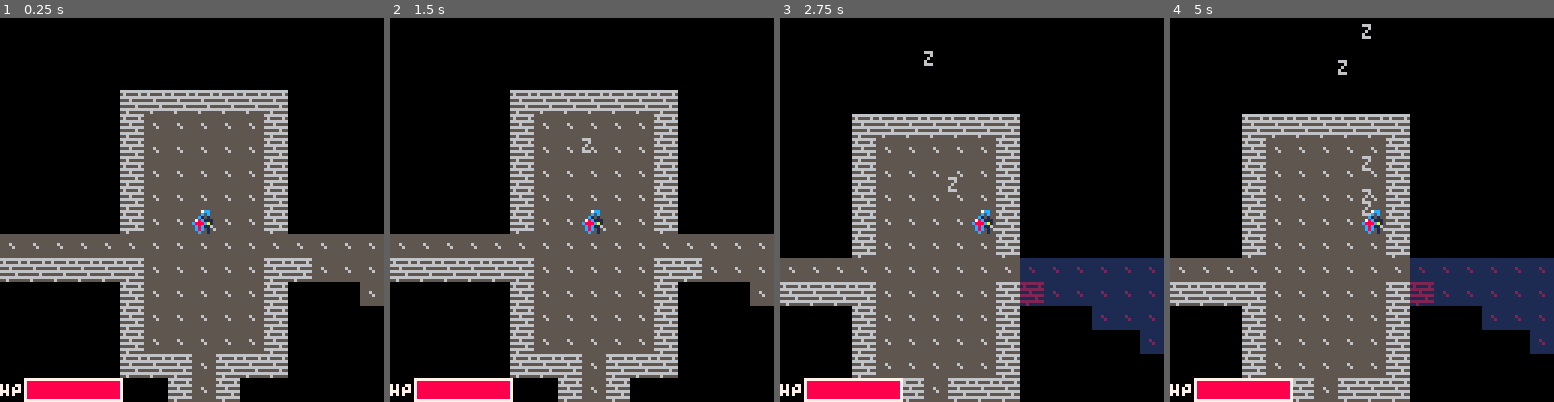
Above: before the commit, frames 1-4 (left to right).
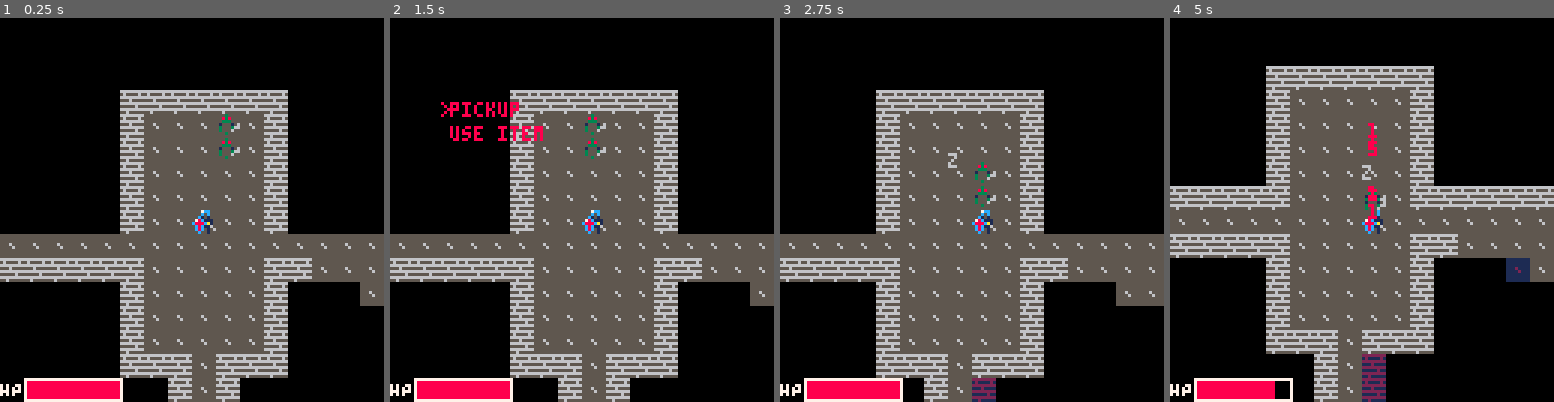
Above: after the commit, the same moments.

Repository: m-r-hunt/Pico-8-Carts
Game: PICO-8 cartridge rlt2021/cart.p8
The game is run twice, just before and just after one commit, with the same random seed, the same clock (stepped at 60 frames per second) and the same inputs.
Inputs:
- Up to frame 1 (0.25 s): no input
- Up to frame 2 (1.5 s): tap X (X key) at 0.33, 1.07 s; tap O (Z key) at 0.7 s
- Up to frame 3 (2.75 s): hold Right 1.6-2.1 s; tap O (Z key) at 1.7, 2.1, 2.5 s; tap X (X key) at 1.85 s; hold Up 2.15-2.42 s; hold Right from 2.47 s (still down)
- Up to frame 4 (5 s): tap O (Z key) every 0.4 s from 2.9 to 4.9 s; tap X (X key) at 2.97, 4.08 s; release Right at 3.03 s; hold Left 3.08-3.58 s; hold Down 3.63-3.97 s; hold Right 4.02-4.68 s; hold Up from 4.73 s (still down)

The runs differ from the first frame. In frame 1, 0.2% of the frame differs, in the area x 57-63%, y 25-37%; in frame 2, 1.1%; in frame 3, 29%; in frame 4, 38%, in the area x 0-100%, y 1-100%.

Commit message:
Implement items

Diff:
--- a/rlt2021/flow.trm.lua
+++ b/rlt2021/flow.trm.lua
@@ -6,42 +6,6 @@
 
 
 local draw=nil
-
-local function handleKeys()
-	if btnp(0) then
-		return {move=V2(-1,0)}
-	end
-	if btnp(1) then
-		return {move=V2(1,0)}
-	end
-	if btnp(2) then
-		return {move=V2(0,-1)}
-	end
-	if btnp(3) then
-		return {move=V2(0,1)}
-	end
-	if btnp(4) then
-		return {wait=true}
-	end
-
-	return {}
-end
-
-local function blocks_fov(pos)
-	return fget(mget(pos:unpack()),1)
-end
-
-local function drawGameOver()
-	cls()
-	print("game over",40,64,7)
-end
-
-local function gameOver()
-	draw=drawGameOver
-	while true do
-		yield()
-	end
-end
 
 local function drawMain()
 	cls()
@@ -67,41 +31,141 @@
 	rectfill(9,121,player.fighter.hp+9,126,8)
 end
 
+local options={"pickup","use item"}
+local selected=1
+
+local function drawActionMenu()
+	drawMain()
+	for i=1,#options do
+		print(options[i],20,20+i*8,8)
+		if i==selected then
+			print(">",17,20+i*8,8)
+		end
+	end
+end
+
+local function actionMenu()
+	draw=drawActionMenu
+	selected=1
+	while true do
+		yield()
+		if btnp(2) then
+			selected-=1
+			if selected<=0 then
+				selected=#options
+			end
+		end
+		if btnp(3) then
+			selected+=1
+			if selected>#options then
+				selected=1
+			end
+		end
+		if btnp(4) then
+			draw=drawMain
+			if options[selected]=="pickup" then
+				return {pickup=true}
+			elseif options[selected]=="use item" then
+				return {use_item=true}
+			end
+		end
+		if btnp(5) then
+			draw=drawMain
+			return nil
+		end
+	end
+end
+
+local function handleKeys()
+	if btnp(0) then
+		return {move=V2(-1,0)}
+	end
+	if btnp(1) then
+		return {move=V2(1,0)}
+	end
+	if btnp(2) then
+		return {move=V2(0,-1)}
+	end
+	if btnp(3) then
+		return {move=V2(0,1)}
+	end
+	if btnp(4) then
+		return {wait=true}
+	end
+	if btnp(5) then
+		return actionMenu()
+	end
+
+	return {}
+end
+
+local function blocks_fov(pos)
+	return fget(mget(pos:unpack()),1)
+end
+
+local function drawGameOver()
+	cls()
+	print("game over",40,64,7)
+end
+
+local function gameOver()
+	draw=drawGameOver
+	while true do
+		yield()
+	end
+end
+
 local function main()
 	draw=drawMain
 	while true do
 		yield()
 		local action=handleKeys()
-		local turn_taken=false
-		if action.move then
-			turn_taken=true
-			local dx=player.pos+action.move
-			if not game_map:isBlocked(dx) then
-				local target=getBlockingEntitiesAt(dx)
+		if action then
+			local turn_taken=false
+			if action.move then
+				turn_taken=true
+				local dx=player.pos+action.move
+				if not game_map:isBlocked(dx) then
+					local target=getBlockingEntitiesAt(dx)
 
-				if target then
-					player.fighter:attack(target)
-				else
-					message=""
-					player:move(dx)
-					fov_map=calculateFOV(blocks_fov,player.pos,10)
-					memory:unionWith(fov_map)
+					if target then
+						player.fighter:attack(target)
+					else
+						message=""
+						player:move(dx)
+						fov_map=calculateFOV(blocks_fov,player.pos,10)
+						memory:unionWith(fov_map)
+					end
+				end
+			elseif action.wait then
+				turn_taken=true
+				addNumber("z",6,player.pos*8,V2(0,-0.5),180)
+			elseif action.pickup then
+				for e in all(entities) do
+					if e.item and e.x==player.x and e.y==player.y then
+						turn_taken=true
+						player.inventory:addItem(e)
+						break
+					end
+				end
+			elseif action.use_item then
+
+				if player.inventory:hasItem() then
+					turn_taken=true
+					player.inventory:useItem()
 				end
 			end
-		elseif action.wait then
-			turn_taken=true
-			addNumber("z",6,player.pos*8,V2(0,-0.5),180)
-		end
 
-		if turn_taken then
-			foreach(entities,function(e)
-				if e.ai then
-					e.ai:takeTurn()
+			if turn_taken then
+				foreach(entities,function(e)
+					if e.ai then
+						e.ai:takeTurn()
+					end
+				end)
+
+				if player.fighter.hp<=0 then
+					return gameOver()
 				end
-			end)
-
-			if player.fighter.hp<=0 then
-				return gameOver()
 			end
 		end
 	end
@@ -111,7 +175,7 @@
 local function _init()
 	main_thread=cocreate(main)
 
-	player=Entity(V2(8,8),1,"player",true,Fighter(30,2,5))
+	player=Entity(V2(8,8),1,"player",true,Fighter(30,2,5),nil,nil,Inventory(26))
 	entities={player}
 	player.pos=makeMap(entities)
 	fov_map=calculateFOV(blocks_fov,player.pos,10)
--- a/rlt2021/gameplay.trm.lua
+++ b/rlt2021/gameplay.trm.lua
@@ -32,6 +32,10 @@
 			self.owner.ai=nil
 			self.owner.z=1
 		end
+	end,
+
+	heal=function(self,amount)
+		self.hp=min(self.hp+amount,self.max_hp)
 	end,
 
 	attack=function(self,target)
@@ -74,18 +78,53 @@
 	end
 }
 
+Inventory=Class{
+	construct=function(self,capacity)
+		self.capacity=capacity
+		self.items={}
+	end,
+
+	addItem=function(self,item)
+		if #self.items>=self.capacity then
+			message="Inventory is full"
+		else
+			add(self.items,item)
+			del(entities,item)
+		end
+	end,
+
+	hasItem=function(self)
+		return #self.items>=1
+	end,
+
+	useItem=function(self)
+		local consumed=self.items[1].item:use_function()
+		if consumed then
+			deli(self.items,1)
+		end
+	end
+}
+
+Item=Class{
+	construct=function(self,use_function)
+		self.use_function=use_function
+	end
+}
+
 local function blocks(pos)
 	return GameMap:isBlocked(pos)
 end
 
 Entity=Class{
-	construct=function(self,pos,sprite,name,blocks,fighter,ai)
+	construct=function(self,pos,sprite,name,blocks,fighter,ai,item,inventory)
 		self.pos=pos
 		self.sprite=sprite
 		self.name=name
 		self.blocks=blocks
 		self.fighter=fighter
 		self.ai=ai
+		self.item=item
+		self.inventory=inventory
 		self.z=3
 
 		if self.fighter then
--- a/rlt2021/map.trm.lua
+++ b/rlt2021/map.trm.lua
@@ -1,3 +1,4 @@
+
 
 
 
@@ -80,10 +81,21 @@
 	return false
 end
 
-local function placeEntities(room,entities,max_monsters_per_room)
-	local n=flr(rnd(max_monsters_per_room))
+local function heal()
+	if player.fighter.hp==player.fighter.max_hp then
+		message="Already at max hp"
+		return false
+	else
+		player.fighter:heal(10)
+		return true
+	end
+end
 
-	for i=1,n do
+local function placeEntities(room,entities,max_monsters_per_room,max_items_per_room)
+	local n_monsters=flr(rnd(max_monsters_per_room))
+	local n_items=flr(rnd(max_items_per_room))
+
+	for i=1,n_monsters do
 		local x=room.x1+1+flr(rnd(room.x2-room.x1-2))
 		local y=room.y1+1+flr(rnd(room.y2-room.y1-2))
 
@@ -97,6 +109,17 @@
 			add(entities,monster)
 		end
 	end
+
+	for i=1,n_items do
+		local x=room.x1+1+flr(rnd(room.x2-room.x1-2))
+		local y=room.y1+1+flr(rnd(room.y2-room.y1-2))
+
+		if not anyEntitiesAt(entities,V2(x,y)) then
+			local item=Entity(V2(x,y),48,"health potion",false,nil,nil,Item(heal))
+			item.z=2
+			add(entities,item)
+		end
+	end
 end
 
 local room_max_size=10
@@ -106,6 +129,7 @@
 local map_height=64
 local wall_sprite=64
 local max_monsters_per_room=3
+local max_items_per_room=2
 local save_map=false
 
 function makeMap(entities)
@@ -146,7 +170,7 @@
 					createHTunnel(px,nx,ny)
 				end
 			end
-			placeEntities(new_room,entities,max_monsters_per_room)
+			placeEntities(new_room,entities,max_monsters_per_room,max_items_per_room)
 			add(rooms,new_room)
 		end
 	end
Not shown, changed: rlt2021/flow.trm
Not shown, changed: rlt2021/gameplay.trm
Not shown, changed: rlt2021/map.trm
